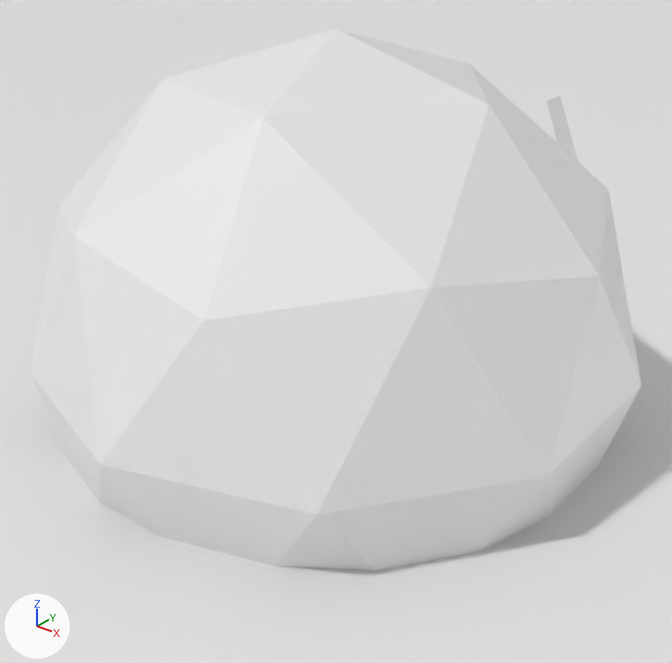
The Blender file public/scene.blend, before and after one commit.
Rendered twice from a camera (50 mm lens) standing at (31.6, -46.8, 21.0) and looking at (2.1, -9.9, -1.9). Every picture has the same lights, and +X, +Y and +Z are marked at lower left.

Script lines for the objects in view, before the commit:
```python
me_icosphere = bpy.data.meshes.new('Icosphere')
me_icosphere.from_pydata(...)  # an icosphere of 80 faces spanning x -0.95..0.95, y -1.0..1.0, z -1.0..1.0
me_plane = bpy.data.meshes.new('Plane')
me_plane.from_pydata([(-1000.0, -1000.0, -3.0), (1000.0, -1000.0, -3.0), (-1000.0, 1000.0, -3.0), (1000.0, 1000.0, -3.0)], [], [(0, 1, 3, 2)])
ob_ground = bpy.data.objects.new('ground', me_plane)
ob_ground.location = (0.0, 0.0, 0.0)
ob_proxy_2 = bpy.data.objects.new('proxy_2', me_icosphere)
ob_proxy_2.location = (5.35, -14.01, 0.44)
ob_proxy_2.scale = (14.7, 14.7, 14.7)
```
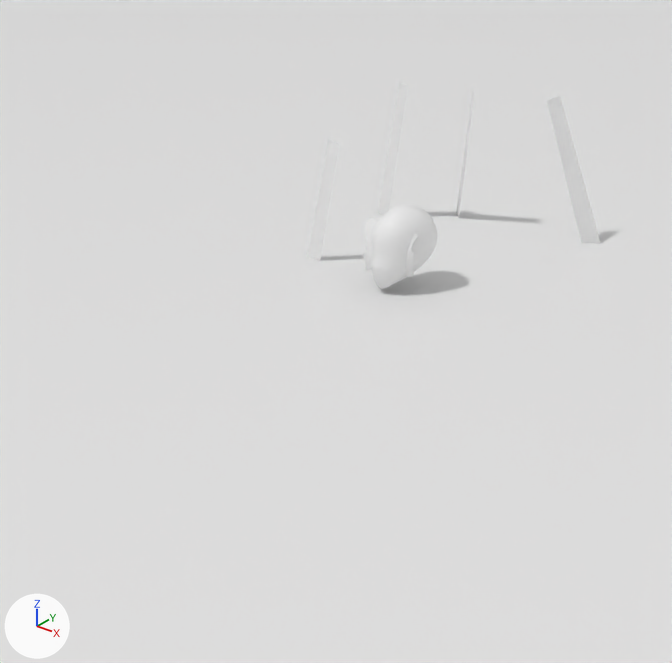
Changed parts and their boxes (x1, y1, x2, y2) in the pictures (672 x 663 px):
'proxy_2', hidden
    before: (30, 29, 642, 571)
'polyreduce2', added
    after: (363, 218, 418, 276)
'proxy', unchanged, uncovered by the edit
    after: (371, 204, 438, 289)
'light_4', unchanged, uncovered by the edit
    before: (547, 96, 578, 161)
    after: (547, 96, 601, 244)

Diff of the bpy script that builds the scene:
```diff
--- a/public/scene.blend.py
+++ b/public/scene.blend.py
@@ me_polyreduce2 @@
+me_polyreduce2.from_pydata(...)  # 283 vertices, 167 faces; spans x -2.56..-0.24, y -1.73..1.55, z -1.79..1.81
@@ ob_proxy_2 @@
 ob_proxy_2.scale = (14.7, 14.7, 14.7)
+ob_proxy_2.hide_set(True)
@@ ob_polyreduce2 @@
+ob_polyreduce2 = bpy.data.objects.new('polyreduce2', me_polyreduce2)
+ob_polyreduce2.location = (0.0, 0.0, 0.0)
+ob_polyreduce2.rotation_euler = (0.0, 0.0, 1.222)  # degrees (0, 0, 70)
```
